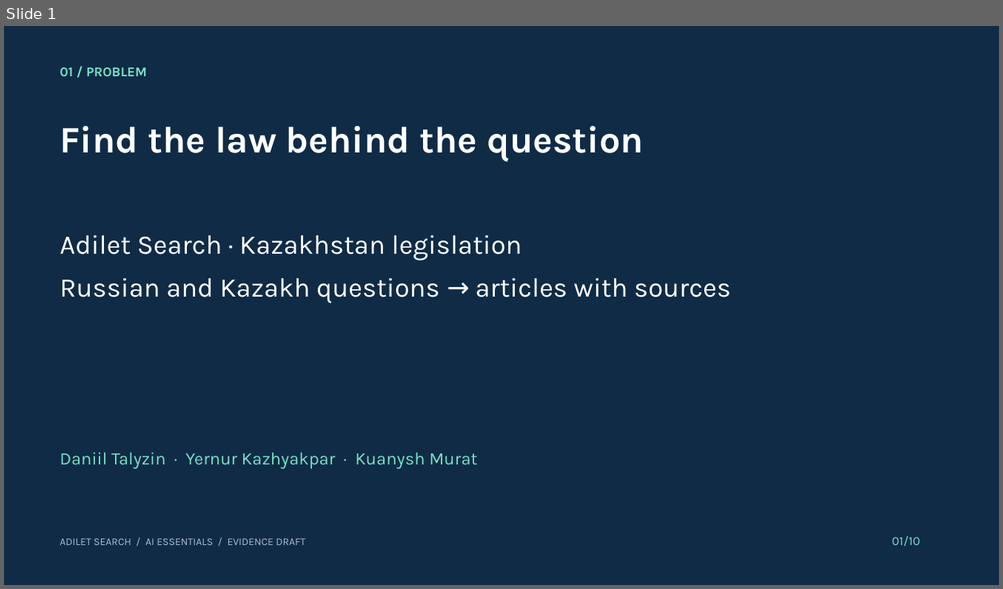
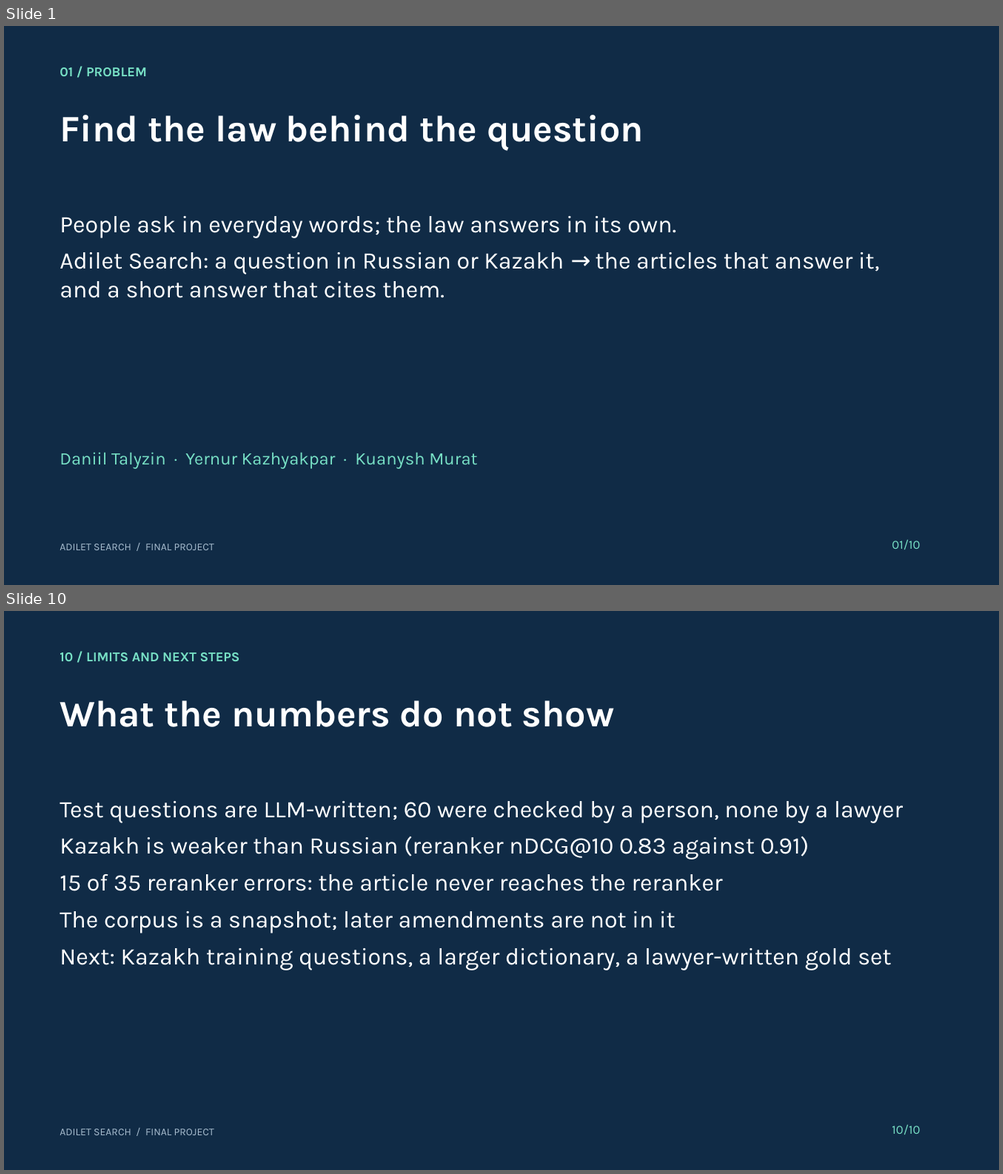
Before and after one commit to R0onen/adilet-search, a slide deck: docs/presentation/final_deck.pptx. Shown one above the other, each under a label of ours: slide 1 before the commit, slides 1 and 10 after it; the slides between them are not shown. The pictures are 1003x589 and 1003x1174 pixels, drawn with LibreOffice and Linux fonts; fonts in the diff are those of the drawing. Boxes give left, top, right and bottom in pixels: in the first picture for what was removed or moved away, otherwise in the second. Text is boxed around its words. In the diff, an @@ line names an element or a change of style, - is before the commit and + after.

Commit message:
docs: final evaluation, load test on the deployed corpus, model card for pipeline 1.0.0, presentation, guides and status

```diff
--- a/docs/presentation/final_deck.pptx
+++ b/docs/presentation/final_deck.pptx
@@ slide 10 added at [4,611,999,1170], background #102B46 @@
@@ text added at [60,652,240,661], 13 pt, text #78E1C6, bold @@
+10 / LIMITS AND NEXT STEPS
@@ text added at [60,701,614,727], 36 pt, text #FFFFFF, bold @@
+What the numbers do not show
@@ text added at [60,801,902,971], 23 pt, text #FFFFFF @@
+Test questions are LLM-written; 60 were checked by a person, none by a lawyer
+Kazakh is weaker than Russian (reranker nDCG@10 0.83 against 0.91)
+15 of 35 reranker errors: the article never reaches the reranker
+The corpus is a snapshot; later amendments are not in it
+Next: Kazakh training questions, a larger dictionary, a lawyer-written gold set
@@ text added at [60,1129,214,1136], 10 pt, text #A9BED0 @@
+ADILET SEARCH / FINAL PROJECT
@@ text added at [891,1125,919,1135], 12 pt, text #78E1C6 @@
+10/10
@@ slide 1 changed as well @@
@@ text "Find the law behind the ..." at [60,115,643,150]: less space between paragraphs @@
@@ text "Find the law behind the ...": place and size @@
-text "Find the law behind the ..." at [60,126,643,161]
+text "Find the law behind the ..." at [60,115,643,150]
@@ text at [60,216,879,298]: text changed; size 26 to 23 pt @@
-Adilet Search · Kazakhstan legislation
-Russian and Kazakh questions → articles with sources
+People ask in everyday words; the law answers in its own.
+Adilet Search: a question in Russian or Kazakh → the articles that answer it, and a short answer that cites them.
@@ text "01/10" at [891,540,919,550]: less space between paragraphs @@
@@ text at [60,544,214,551]: text changed @@
-ADILET SEARCH / AI ESSENTIALS / EVIDENCE DRAFT
+ADILET SEARCH / FINAL PROJECT
```
Also in this commit, not shown: 1 other slide changed, 7 other slides added, 8 slides removed, 29 other files.
